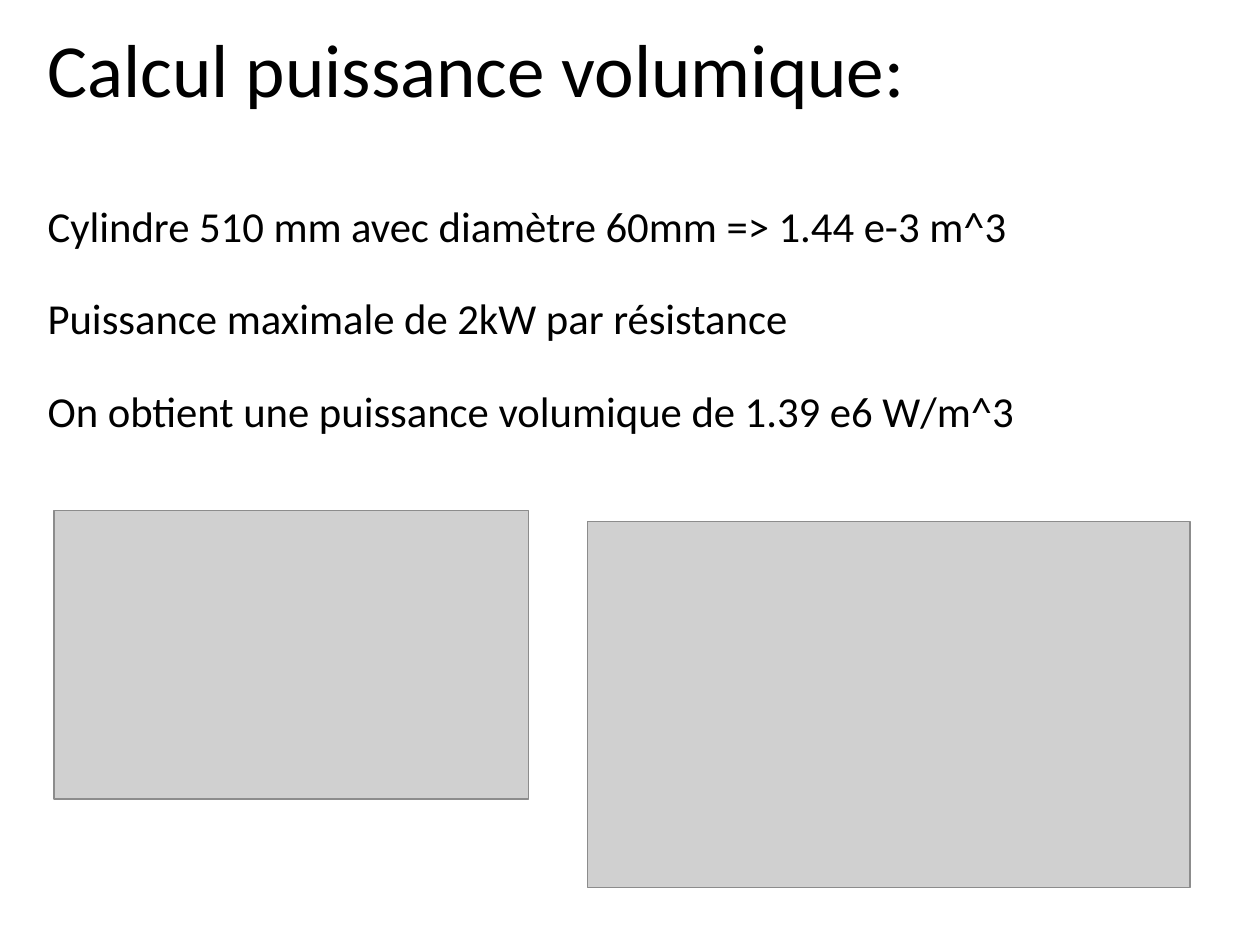
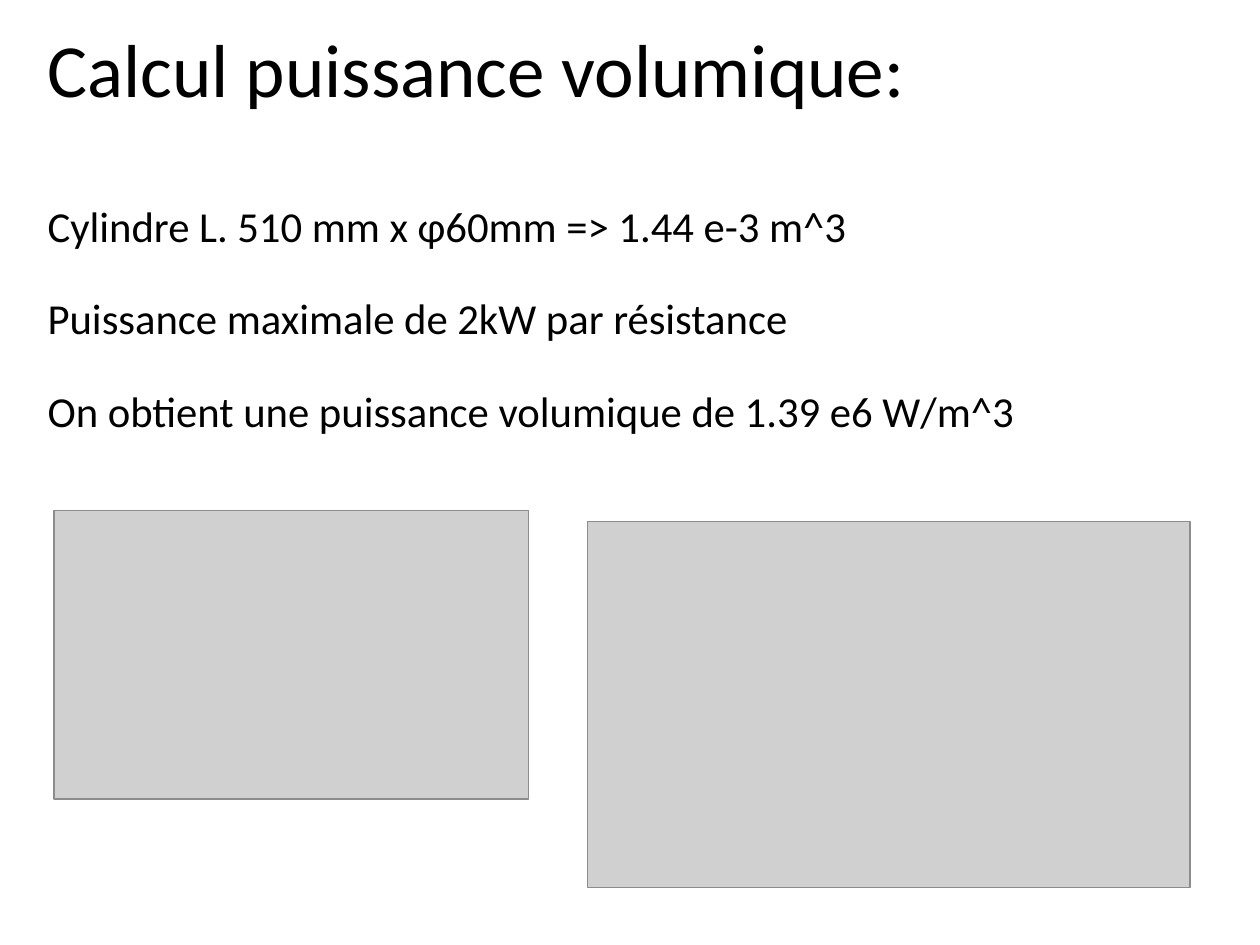
Before and after one commit to EOSCogniton/Bench01-EPSA, a slide deck: slide 4 of 01-Maquettes Primitives/refroidissement_res/Evaluation refroidissement banc BASTIE.pptx. Drawn at 1260x945 pixels with LibreOffice and Linux fonts; fonts in the diff are those of the drawing; grey boxes stand for pictures. Boxes give left, top, right and bottom in pixels: in the first picture for what was removed or moved away, otherwise in the second. Text is boxed around its words. In the diff, an @@ line names an element or a change of style, - is before the commit and + after.

```diff
--- a/01-Maquettes Primitives/refroidissement_res/Evaluation refroidissement banc BASTIE.pptx
+++ b/01-Maquettes Primitives/refroidissement_res/Evaluation refroidissement banc BASTIE.pptx
@@ text at <box>48,212,846,249</box>: text changed @@
-Cylindre 510 mm avec diamètre 60mm => 1.44 e-3 m^3
+Cylindre L. 510 mm x ɸ60mm => 1.44 e-3 m^3
```
Also in this commit, not shown: 2 other files.
